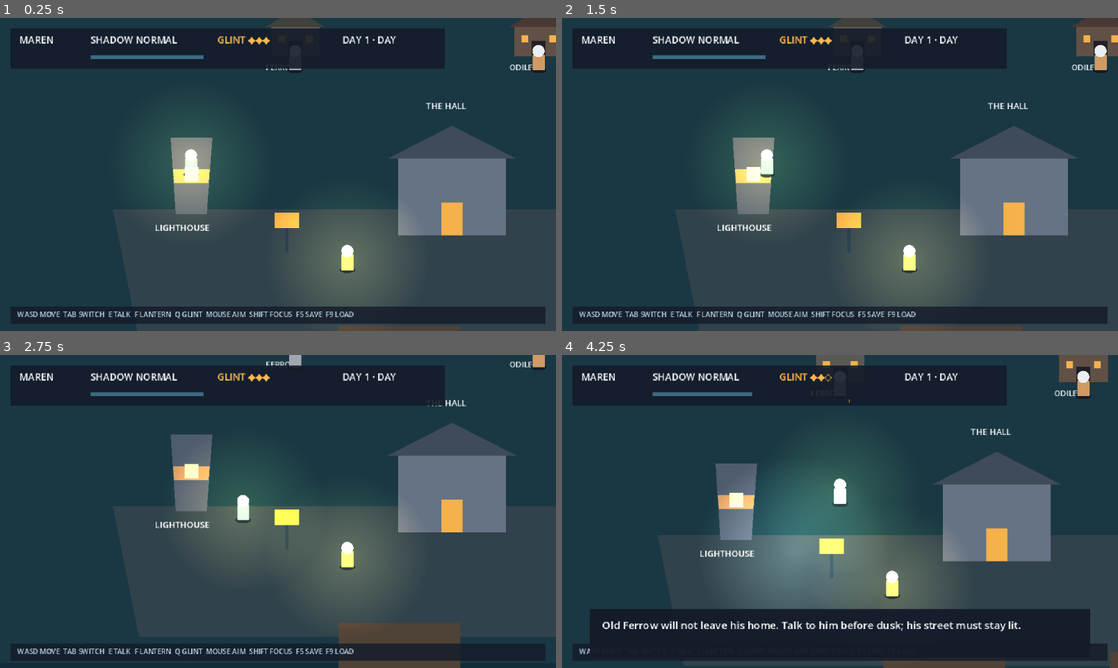
Above: before the commit, frames 1-4 (two rows, left to right).
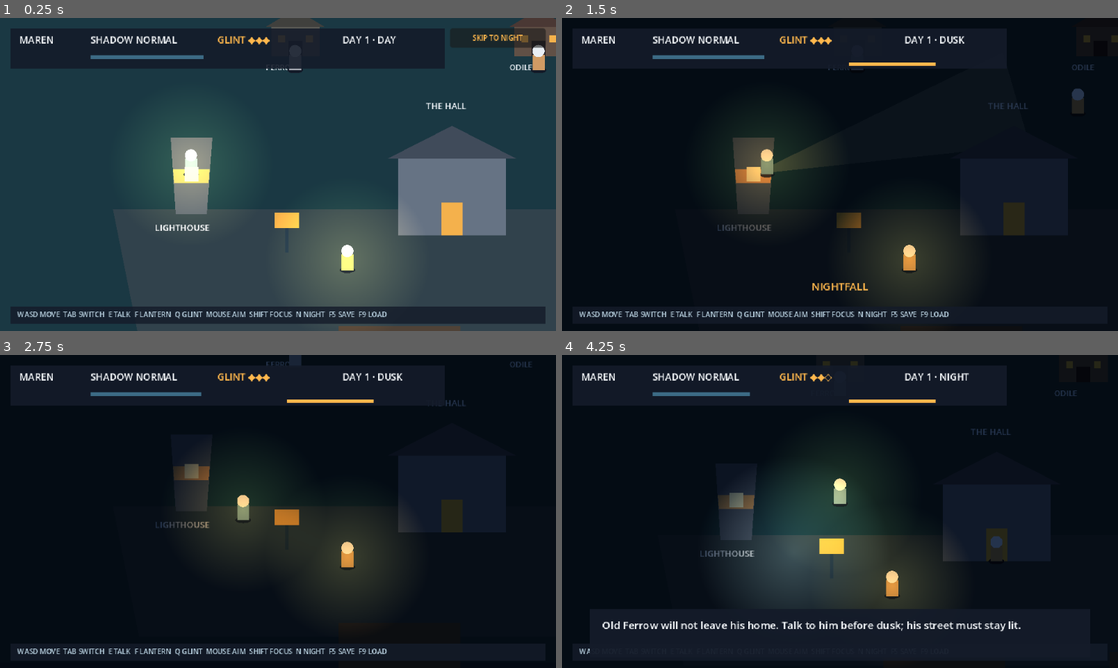
Above: after the commit, the same moments.

Repository: Chingkhei-lab/Dawnglass
Game: Godot game, scene res://scenes/world/hollin_cove.tscn
Same seed, same stepped clock (60 frames per second), same inputs: the game is played once before the commit and once after it.
Inputs (mouse positions are in pixels of both pictures, inside the frame that each line leads up to):
- Up to frame 1 (0.25 s): no input
- Up to frame 2 (1.5 s): click (1062, 36) at 0.5 s, where only the run after the commit has a clickable "SKIP TO NIGHT"; tap Enter at 1.25 s; move the mouse to (962, 158) at 1.27 s; hold D (move_right) from 1.28 s (still down); tap N at 1.35 s; click (962, 158) at 1.42 s
- Up to frame 3 (2.75 s): move the mouse to (166, 527) at 2.02 s; release D (move_right) at 2.03 s; hold S (move_down) from 2.03 s (still down); tap Shift (focus) at 2.1 s; click (166, 527) at 2.17 s; tap N at 2.3 s
- Up to frame 4 (4.25 s): move the mouse to (895, 442) at 2.77 s; release S (move_down) at 2.78 s; hold D (move_right) 2.78-3.53 s; tap Q (glint) at 2.85 s; click (895, 442) at 2.92 s; tap N at 3.05, 3.8 s; move the mouse to (812, 574) at 3.52 s; hold W (move_up) from 3.53 s (still down); tap E (interact) at 3.6 s; click (812, 574) at 3.67 s

The runs differ from the first frame. In frame 1, 1.1% of the frame differs, in the area x 53-99%, y 3-96%; in frame 2, 85%, in the area x 0-100%, y 0-100%; in frame 3, 85%; in frame 4, 75%.

Commit message:
M10: add a Nightfall shortcut after Gate 2 feedback
Let new players reach the first encounter without waiting through the opening day while preserving dusk routines and normal night spawning.

Diff:
--- a/data/tuning.json
+++ b/data/tuning.json
@@ -83,6 +83,7 @@
     "walkers_per_wave": 2,
     "lurkers_per_wave": 1,
     "max_creatures": 12,
+    "nightfall_dusk_seconds": 3.0,
     "toast_seconds": 2.0
   },
   "shadow": {
--- a/scenes/world/hollin_cove.tscn
+++ b/scenes/world/hollin_cove.tscn
@@ -239,8 +239,20 @@
 offset_bottom = 17.0
 theme_override_colors/font_color = Color(0.718, 0.812, 0.871, 1)
 theme_override_font_sizes/font_size = 8
-text = "WASD MOVE  TAB SWITCH  E TALK  F LANTERN  Q GLINT  MOUSE AIM  SHIFT FOCUS  F5 SAVE  F9 LOAD"
-mouse_filter = 2
+text = "WASD MOVE  TAB SWITCH  E TALK  F LANTERN  Q GLINT  MOUSE AIM  SHIFT FOCUS  N NIGHT  F5 SAVE  F9 LOAD"
+mouse_filter = 2
+
+[node name="NightfallButton" type="Button" parent="UI/Controls"]
+offset_left = 518.0
+offset_top = 12.0
+offset_right = 628.0
+offset_bottom = 34.0
+tooltip_text = "Skip the rest of the day and begin nightfall."
+theme_override_colors/font_color = Color(1, 0.722, 0.302, 1)
+theme_override_colors/font_hover_color = Color(1, 0.9, 0.6, 1)
+theme_override_colors/font_pressed_color = Color(0.957, 0.969, 0.98, 1)
+theme_override_font_sizes/font_size = 8
+text = "SKIP TO NIGHT"
 
 [node name="Toast" type="Label" parent="UI/Controls"]
 visible = false
--- a/scripts/autoload/Clock.gd
+++ b/scripts/autoload/Clock.gd
@@ -39,6 +39,17 @@
 	if phase == PHASE_DAY:
 		var rate := 1.0 / maxf(phase_length(), 0.001)
 		dawnglass_charge = minf(1.0, dawnglass_charge + step * rate)
+
+func skip_day(dusk_seconds_left: float) -> bool:
+	if phase != PHASE_DAY:
+		return false
+	var dusk_left := clampf(dusk_seconds_left, 0.0, length_of(PHASE_DUSK))
+	game_seconds += maxf(0.0, length_of(PHASE_DAY) - phase_elapsed) + length_of(PHASE_DUSK) - dusk_left
+	dawnglass_charge = 1.0
+	phase = PHASE_DUSK
+	phase_elapsed = length_of(PHASE_DUSK) - dusk_left
+	Events.dusk_started.emit()
+	return true
 
 func phase_length() -> float:
 	return length_of(phase)
--- a/scripts/debug/m10_test.gd
+++ b/scripts/debug/m10_test.gd
@@ -5,7 +5,6 @@
 const STEP_TIMEOUT := 5000
 const WALKER_SCENE := preload("res://scenes/creatures/walker.tscn")
 const LURKER_SCENE := preload("res://scenes/creatures/lurker.tscn")
-
 var failures := 0
 var testing := true
 var load_mode := false
@@ -18,7 +17,6 @@
 var saved_payload: Dictionary = {}
 var dawn_seen := false
 var dawn_phase_frames := 0
-
 var slice: Node
 var maren: Node
 var ivo: Node
@@ -34,7 +32,7 @@
 var odile: Node
 var vell: Node
 var walker: Node
-
+var nightfall_button: Button
 func _ready() -> void:
 	Clock.time_scale = 0.0
 	slice = $Slice
@@ -51,6 +49,7 @@
 	ferrow = slice.get_node("Ferrow")
 	odile = slice.get_node("Odile")
 	vell = slice.get_node("Vell")
+	nightfall_button = slice.get_node("UI/Controls/NightfallButton")
 	slice.spawning_enabled = false
 	load_mode = (OS.get_cmdline_args() + OS.get_cmdline_user_args()).has("--m10-load")
 	if load_mode:
@@ -60,7 +59,6 @@
 		DirAccess.remove_absolute(ProjectSettings.globalize_path(SaveSystem.SAVE_PATH))
 		slice.reset_slice()
 		print("M10 TEST START")
-
 func _process(_delta: float) -> void:
 	if testing:
 		return
@@ -101,7 +99,7 @@
 	_expect(str(ProjectSettings.get_setting("application/run/main_scene")) == "res://scenes/world/hollin_cove.tscn", "PASS M10 main scene is the playable slice", "FAIL M10 main scene")
 	_expect(get_tree().get_nodes_in_group("keepers").size() == 2 and get_tree().get_nodes_in_group("townsfolk").size() == 3, "PASS M10 two keepers and three townsfolk share the area", "FAIL M10 population")
 	_expect(get_tree().get_nodes_in_group("houses").size() == 3 and get_tree().get_nodes_in_group("hall").size() == 1 and get_tree().get_nodes_in_group("chapel_beds").size() == 1, "PASS M10 three homes, Hall and chapel are present", "FAIL M10 buildings")
-	_expect(Clock.day == 1 and Clock.phase == Clock.PHASE_DAY and GameState.sleepers == ["absent"], "PASS M10 day one starts with Odile's husband already asleep", "FAIL M10 initial state")
+	_expect(Clock.day == 1 and Clock.phase == Clock.PHASE_DAY and GameState.sleepers == ["absent"] and nightfall_button.visible and not nightfall_button.disabled, "PASS M10 day one starts with Nightfall available", "FAIL M10 initial state")
 	_expect(maren.controlled and not ivo.controlled and beam.operator == maren, "PASS M10 Maren starts in the lamp room and Ivo on the street", "FAIL M10 keeper roles")
 	_expect(not beam.is_beam_on() and get_tree().get_nodes_in_group("creatures").is_empty(), "PASS M10 the day starts dark and creature-free", "FAIL M10 daytime spawn/beam")
 	_expect(get_tree().get_nodes_in_group("night_stats").size() == 1 and get_tree().get_nodes_in_group("dawn_summary").size() == 1 and get_tree().get_nodes_in_group("dialogue_boxes").size() == 1, "PASS M10 reporting and dialogue are wired into the slice", "FAIL M10 UI systems")
@@ -123,17 +121,19 @@
 
 func _night_step() -> void:
 	if step_frame == 1:
-		Clock.phase = Clock.PHASE_DUSK
-		Events.dusk_started.emit()
+		Clock.time_scale = 1.0
+		slice.spawning_enabled = true
+		nightfall_button.pressed.emit()
 	elif step_frame == 300:
-		Clock.phase = Clock.PHASE_NIGHT
-		Clock.dawnglass_charge = 1.0
-		Events.night_started.emit()
+		_expect(Clock.phase == Clock.PHASE_NIGHT and Clock.dawnglass_charge > 0.9 and not nightfall_button.visible and slice.wave == 1 and not get_tree().get_nodes_in_group("creatures").is_empty(), "PASS M10 Nightfall skips day, charges the beam and spawns the first wave", "FAIL M10 Nightfall button")
+		slice.spawning_enabled = false
+		slice.clear_transients()
 	elif step_frame == 360:
 		_expect(odile.global_position.distance_to(odile.home) > 96.0 and vell.global_position.distance_to(vell.home) > 96.0, "PASS M10 Odile and Vell leave their homes for the Hall", "FAIL M10 dusk routine")
 		_expect(ferrow.global_position.distance_to(ferrow.home) < 1.0, "PASS M10 Old Ferrow refuses to leave home", "FAIL M10 Ferrow routine")
 		_expect(beam.operator == maren and not beam.manual_control and beam.is_beam_on(), "PASS M10 the abandoned lamp room runs an automatic beam", "FAIL M10 auto beam")
 		_expect(odile.is_in_group("persons") and odile.is_takeable() and vell.is_takeable(), "PASS M10 townsfolk are valid creature targets", "FAIL M10 townsperson protocol")
+		Clock.time_scale = 0.0
 		_advance(3)
 
 func _dawn_step() -> void:
--- a/scripts/world/hollin_cove.gd
+++ b/scripts/world/hollin_cove.gd
@@ -24,6 +24,7 @@
 var _toast_left := 0.0
 
 @onready var toast_label: Label = $UI/Controls/Toast
+@onready var nightfall_button: Button = $UI/Controls/NightfallButton
 
 func _ready() -> void:
 	add_to_group("slice")
@@ -38,6 +39,7 @@
 	_remember_initial_states()
 	_maren.interacted.connect(_on_keeper_interacted)
 	_ivo.interacted.connect(_on_keeper_interacted)
+	nightfall_button.pressed.connect(_skip_to_night)
 	Events.night_started.connect(_on_night_started)
 	Events.dawn.connect(_on_dawn)
 	var args := OS.get_cmdline_args() + OS.get_cmdline_user_args()
@@ -53,6 +55,9 @@
 	get_tree().paused = false
 
 func _physics_process(delta: float) -> void:
+	nightfall_button.visible = Clock.phase == Clock.PHASE_DAY
+	var dialogue := get_tree().get_first_node_in_group("dialogue_boxes")
+	nightfall_button.disabled = dialogue != null and dialogue.is_open()
 	if _toast_left > 0.0:
 		_toast_left -= delta
 		toast_label.visible = _toast_left > 0.0
@@ -195,6 +200,20 @@
 	elif key.physical_keycode == KEY_F9:
 		_load()
 		get_viewport().set_input_as_handled()
+	elif key.physical_keycode == KEY_N:
+		_skip_to_night()
+		get_viewport().set_input_as_handled()
+
+func _skip_to_night() -> void:
+	if Clock.phase != Clock.PHASE_DAY or _summary.visible:
+		return
+	var dialogue := get_tree().get_first_node_in_group("dialogue_boxes")
+	if dialogue != null and dialogue.is_open():
+		return
+	var dusk_left := float(Data.require_value("slice.nightfall_dusk_seconds"))
+	if Clock.skip_day(dusk_left):
+		nightfall_button.visible = false
+		_toast("NIGHTFALL")
 
 func _save() -> void:
 	if SaveSystem.save_game():
Not shown, added: scripts/debug/m10_test.gd.uid
Not shown, added: scripts/debug/m9_test.gd.uid
Not shown, added: scripts/ui/dawn_summary.gd.uid
Not shown, added: scripts/ui/keeper_hud.gd.uid
Not shown, added: scripts/ui/night_stats.gd.uid
Not shown, added: scripts/world/chapel_beds.gd.uid
Not shown, added: scripts/world/hollin_cove.gd.uid
Not shown, added: scripts/world/lighthouse.gd.uid
Not shown, changed: docs/PROGRESS.md
